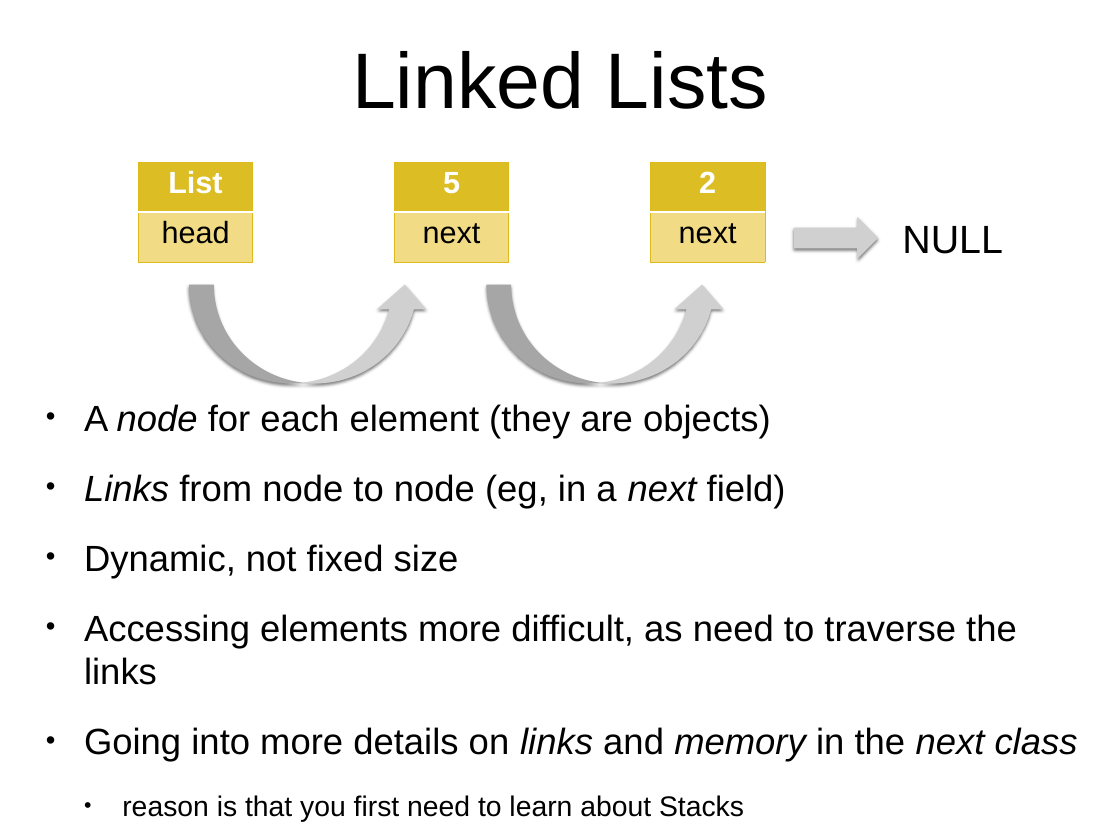
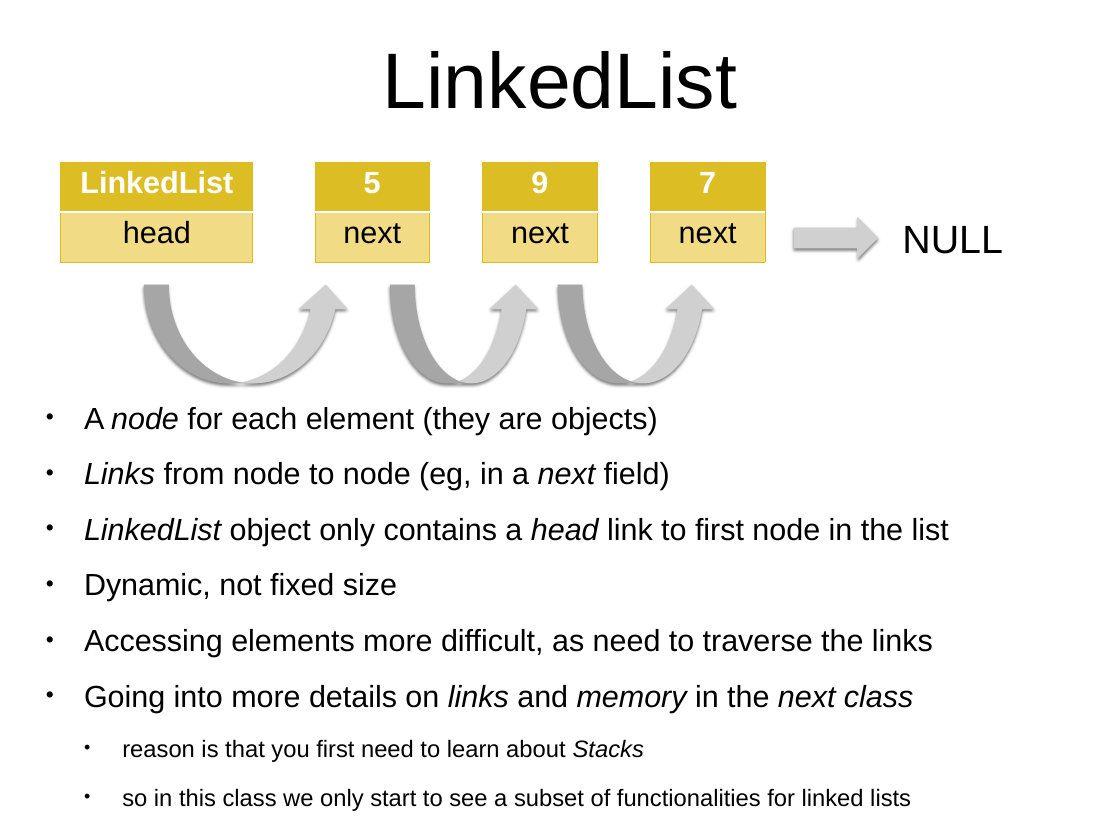
Before and after one commit to arcuri82/algorithms, a slide deck: slide 33 of docs/slides/01/01_intro.pptx. Drawn at 1120x840 pixels with LibreOffice and Linux fonts; fonts in the diff are those of the drawing; grey boxes stand for pictures. Boxes give left, top, right and bottom in pixels: in the first picture for what was removed or moved away, otherwise in the second. Text is boxed around its words. In the diff, an @@ line names an element or a change of style, - is before the commit and + after.

```diff
--- a/docs/slides/01/01_intro.pptx
+++ b/docs/slides/01/01_intro.pptx
@@ title at bbox=[383, 51, 737, 109]: text changed @@
-Linked Lists
+LinkedList
@@ table at bbox=[61, 162, 253, 262] @@
-row 1, column 1: List
+row 1, column 1: LinkedList
@@ table: place and size @@
-table at bbox=[139, 162, 253, 262]
+table at bbox=[61, 162, 253, 262]
@@ table: place and size @@
-table at bbox=[395, 162, 509, 262]
+table at bbox=[315, 162, 429, 262]
@@ table added at bbox=[483, 162, 597, 262], 2 rows, 1 columns @@
+9
+next
@@ table at bbox=[651, 162, 765, 262] @@
-row 1, column 1: 2
+row 1, column 1: 7
@@ picture: place and size @@
-picture at bbox=[189, 285, 429, 384]
+picture at bbox=[144, 285, 350, 384]
@@ picture added at bbox=[390, 285, 540, 384] @@
@@ picture: place and size @@
-picture at bbox=[487, 285, 727, 384]
+picture at bbox=[558, 285, 716, 384]
@@ text at bbox=[84, 407, 933, 762]: size 33.3 to 27.9 pt in "A node for each element (they are ...", "Links from node to node (eg, in ...", "Dynamic, not fixed size", "Accessing elements more difficult, as need to ..." and 1 more places; size 25.9 to 21.7 pt in "reason is that you first need to ..."; italic on in "Stacks"; line spacing 1 to 0.8 @@
@@ text at bbox=[84, 518, 949, 546]: paragraph added @@
+• LinkedList object only contains a head link to first node in the list
@@ text at bbox=[122, 788, 911, 811]: paragraph added @@
+  • so in this class we only start to see a subset of functionalities for linked lists
```
Also in this commit, not shown: 3 other slides changed, 2 slides added, 2 slides removed, 1 other file.
